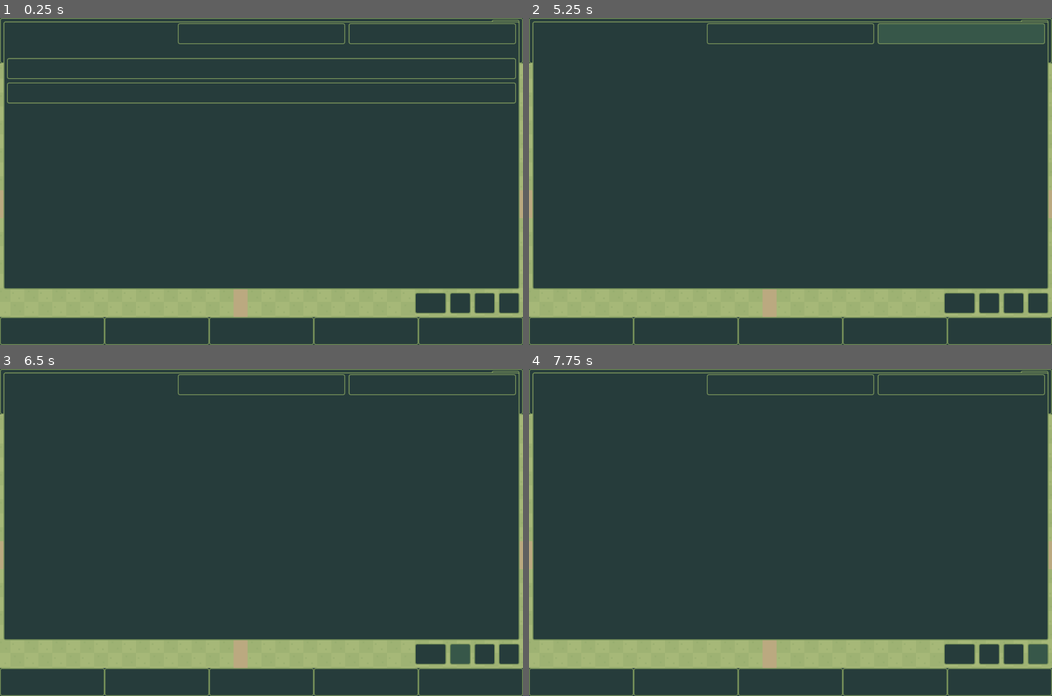
Above: before the commit, frames 1-4 (two rows, left to right).
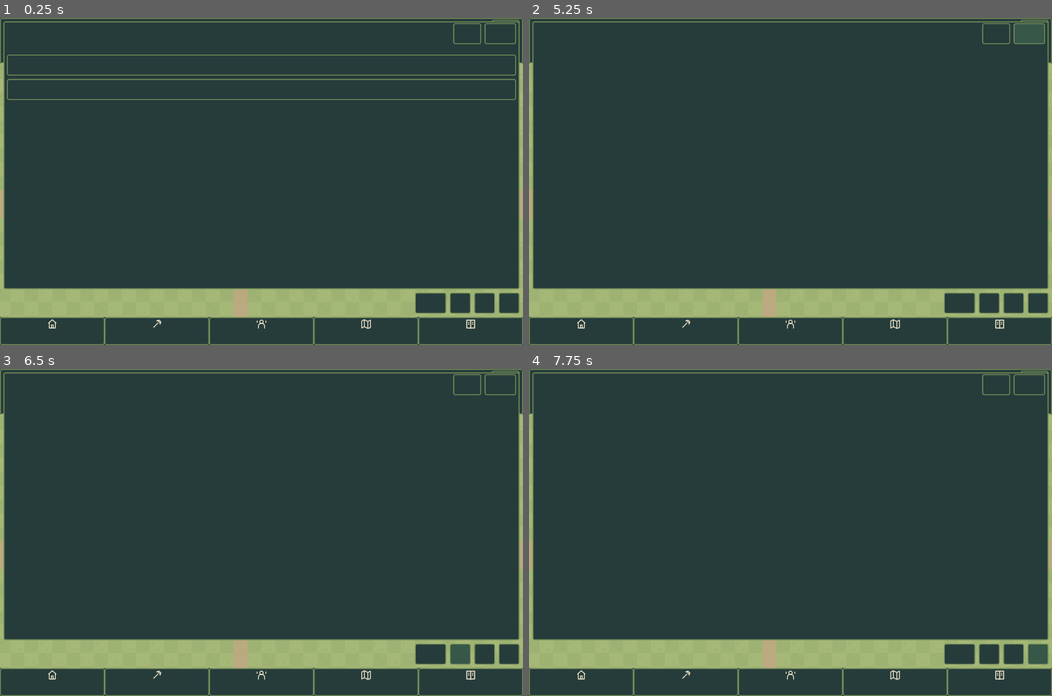
Above: after the commit, the same moments.

Repository: maccam912/brackenward
Game: Godot game, scene res://scenes/game.tscn
Two runs of this game, one before a commit and one after it. Both use one fixed random seed, a clock stepped at 60 frames per second and the inputs below.
Inputs (mouse positions are in pixels of both pictures, inside the frame that each line leads up to):
- Up to frame 1 (0.25 s): no input
- Up to frame 2 (5.25 s): click "Menu" at 0.5 s; click (581, 331) at 1.25 s; click (685, 331) at 2 s; click (790, 331) at 2.75 s; click (895, 331) at 3.5 s; click (999, 331) at 4.25 s; click "Pause" at 5 s
- Up to frame 3 (6.5 s): click "1x" at 5.75 s
- Up to frame 4 (7.75 s): click "2x" at 6.5 s; click "4x" at 7.25 s

The runs differ from the first frame. In frame 1, 2.6% of the frame differs, in the area x 1-99%, y 1-96%; in frame 2, 1.9%; in frame 3, 0.4%; in frame 4, 0.4%.

Commit message:
Validate mobile storage and polish prototype layouts and exports

Diff:
--- /dev/null
+++ b/assets/exported/ui/app_icon.svg
@@ -0,0 +1 @@
+<svg xmlns="http://www.w3.org/2000/svg" width="192" height="192" viewBox="0 0 192 192"><rect width="192" height="192" rx="36" fill="#263C3B"/><path fill="#77915A" d="M22 142 56 48l34 94zm80 0 32-88 36 88z"/><path fill="#F3E8CC" d="M63 96h66v62H63z"/><path fill="#B96C50" d="m52 99 44-47 44 47z"/><path fill="#263C3B" d="M86 125h20v33H86z"/><path fill="#E9BA67" d="M90 91h12v20H90z"/></svg>
--- /dev/null
+++ b/assets/exported/ui/build.svg
@@ -0,0 +1 @@
+<svg xmlns="http://www.w3.org/2000/svg" width="24" height="24" viewBox="0 0 24 24"><g stroke="#F3E8CC" fill="none" stroke-width="2" stroke-linejoin="round"><path d="M3 10 12 2l9 8M5 9v12h14V9M10 21v-7h4v7"/></g></svg>
--- /dev/null
+++ b/assets/exported/ui/journal.svg
@@ -0,0 +1 @@
+<svg xmlns="http://www.w3.org/2000/svg" width="24" height="24" viewBox="0 0 24 24"><g stroke="#F3E8CC" fill="none" stroke-width="2" stroke-linejoin="round"><path d="M3 3h8l1 2 1-2h8v18h-8l-1 1-1-1H3ZM12 5v17M6 8h3m-3 4h3m6-4h3m-3 4h3"/></g></svg>
--- /dev/null
+++ b/assets/exported/ui/people.svg
@@ -0,0 +1 @@
+<svg xmlns="http://www.w3.org/2000/svg" width="24" height="24" viewBox="0 0 24 24"><g stroke="#F3E8CC" fill="none" stroke-width="2" stroke-linejoin="round"><circle cx="12" cy="7" r="4"/><path d="M5 22v-5a7 7 0 0 1 14 0v5M2 4v5m20-5v5"/></g></svg>
--- /dev/null
+++ b/assets/exported/ui/valley.svg
@@ -0,0 +1 @@
+<svg xmlns="http://www.w3.org/2000/svg" width="24" height="24" viewBox="0 0 24 24"><g stroke="#F3E8CC" fill="none" stroke-width="2" stroke-linejoin="round"><path d="m2 5 6-3 8 4 6-3v17l-6 2-8-4-6 3ZM8 2v16m8-12v16"/></g></svg>
--- /dev/null
+++ b/assets/exported/ui/work.svg
@@ -0,0 +1 @@
+<svg xmlns="http://www.w3.org/2000/svg" width="24" height="24" viewBox="0 0 24 24"><g stroke="#F3E8CC" fill="none" stroke-width="2" stroke-linejoin="round"><path d="m4 20 11-11M13 3l7 7M11 5l6-2 4 4-2 6"/></g></svg>
--- a/project.godot
+++ b/project.godot
@@ -3,6 +3,7 @@
 [application]
 config/name="Brackenward"
 config/version="0.0.1-m0"
+config/icon="res://assets/exported/ui/app_icon.svg"
 run/main_scene="res://scenes/game.tscn"
 config/features=PackedStringArray("4.7", "GL Compatibility")
 config/quit_on_go_back=false
--- a/src/game_session.gd
+++ b/src/game_session.gd
@@ -37,6 +37,7 @@
 var document_pending: bool = false
 var test_insets: Vector4 = Vector4.ZERO
 var controls: Array[Button] = []
+var nav_labels: Array[Label] = []
 
 func _ready() -> void:
 	Engine.max_fps = 30
@@ -56,7 +57,7 @@
 	_build_speed_controls()
 	_build_map_tools()
 	_build_placement()
-	resized.connect(_layout)
+	resized.connect(_resize)
 	_layout()
 	show_sheet("Welcome")
 
@@ -130,7 +131,30 @@
 	content.add_child(nav)
 	for title in ["Build", "Work", "People", "Valley", "Journal"]:
 		var entry: Button = button(title, func() -> void: show_sheet(title), nav)
+		entry.text = ""
+		entry.tooltip_text = title
 		entry.custom_minimum_size.y = 64
+		var art: VBoxContainer = VBoxContainer.new()
+		art.mouse_filter = Control.MOUSE_FILTER_IGNORE
+		entry.add_child(art)
+		art.set_anchors_and_offsets_preset(Control.PRESET_FULL_RECT)
+		art.offset_top = 4
+		art.offset_bottom = -4
+		art.add_theme_constant_override("separation", 2)
+		var icon: TextureRect = TextureRect.new()
+		icon.texture = load("res://assets/exported/ui/%s.svg" % title.to_lower())
+		icon.expand_mode = TextureRect.EXPAND_IGNORE_SIZE
+		icon.stretch_mode = TextureRect.STRETCH_KEEP_ASPECT_CENTERED
+		icon.custom_minimum_size = Vector2(24, 24)
+		icon.mouse_filter = Control.MOUSE_FILTER_IGNORE
+		art.add_child(icon)
+		var caption: Label = Label.new()
+		caption.text = title
+		caption.horizontal_alignment = HORIZONTAL_ALIGNMENT_CENTER
+		caption.mouse_filter = Control.MOUSE_FILTER_IGNORE
+		caption.add_theme_font_size_override("font_size", int(16 * text_scale))
+		art.add_child(caption)
+		nav_labels.append(caption)
 		entry.add_theme_font_size_override("font_size", int(16 * text_scale))
 		for state in ["normal", "hover", "pressed", "focus"]:
 			var box: StyleBoxFlat = entry.get_theme_stylebox(state).duplicate()
@@ -315,12 +339,13 @@
 	sheet.add_child(rows)
 	var top: HBoxContainer = HBoxContainer.new()
 	rows.add_child(top)
-	label(title, top)
-	button("Close", close_sheet, top, 64)
-	button("Pause", func() -> void: runner.pause(), top, 72)
-	sheet_feedback = label(notice, rows)
-	sheet_feedback.max_lines_visible = 2
-	sheet_feedback.text_overrun_behavior = TextServer.OVERRUN_TRIM_ELLIPSIS
+	var heading: Label = label(title, top)
+	heading.add_theme_font_override("font", load("res://assets/exported/fonts/kenney_bold.ttf"))
+	heading.add_theme_font_size_override("font_size", int(22 * text_scale))
+	var close_button: Button = button("Close", close_sheet, top, 64)
+	close_button.size_flags_horizontal = Control.SIZE_SHRINK_END
+	var pause_button: Button = button("Pause", func() -> void: runner.pause(), top, 72)
+	pause_button.size_flags_horizontal = Control.SIZE_SHRINK_END
 	var scroll: ScrollContainer = ScrollContainer.new()
 	scroll.size_flags_vertical = Control.SIZE_EXPAND_FILL
 	scroll.horizontal_scroll_mode = ScrollContainer.SCROLL_MODE_DISABLED
@@ -328,6 +353,8 @@
 	sheet_body = VBoxContainer.new()
 	sheet_body.size_flags_horizontal = Control.SIZE_EXPAND_FILL
 	scroll.add_child(sheet_body)
+	sheet_feedback = label(notice, sheet_body)
+	sheet_feedback.visible = title != "Welcome"
 	match title:
 		"Welcome":
 			label("Four travelers. A ruined wayhouse. Make a place to stay.", sheet_body)
@@ -366,6 +393,7 @@
 			button("Introduction", func() -> void: show_sheet("Welcome"), sheet_body)
 	_layout()
 	get_viewport().gui_release_focus()
+	call_deferred("_layout")
 
 func close_sheet() -> void:
 	if sheet != null:
@@ -399,6 +427,8 @@
 	for child: Button in nav.get_children():
 		child.custom_minimum_size.x = width / nav.columns
 		child.add_theme_font_size_override("font_size", int(16 * text_scale))
+	for caption in nav_labels:
+		caption.add_theme_font_size_override("font_size", int(16 * text_scale))
 	nav.reset_size()
 	nav.size = Vector2(width, navigation_height)
 	speeds.position = Vector2(8 if left_handed else maxf(8, width - 248), height - navigation_height - 56)
@@ -412,6 +442,7 @@
 	placement.size = Vector2(width - 16, 160)
 	if sheet != null:
 		sheet.position = Vector2(8, 8)
+		sheet.reset_size()
 		sheet.size = Vector2(width - 16, maxf(120, height - navigation_height - 72))
 		sheet.move_to_front()
 	if inspector != null:
@@ -419,7 +450,15 @@
 		inspector.position = Vector2(width - 328, header_height + 8) if wide else Vector2(8, maxf(header_height, height - navigation_height - 248))
 		inspector.size = Vector2(320 if wide else width - 16, 184)
 		inspector.move_to_front()
+		view.focus_offset = Vector2(-164, 0) if wide else Vector2(0, -120)
+	else:
+		view.focus_offset = Vector2.ZERO
 	speeds.move_to_front()
+
+func _resize() -> void:
+	if view != null:
+		view.cancel_gesture()
+	_layout()
 
 func save_local() -> void:
 	var error: String = store.save(world)
--- a/src/presentation/world_view.gd
+++ b/src/presentation/world_view.gd
@@ -6,6 +6,7 @@
 var gestures: GestureState = GestureState.new()
 var camera_tile: Vector2 = Vector2(68, 63)
 var tile_size: float = 32.0
+var focus_offset: Vector2 = Vector2.ZERO
 var preview_start: Vector2i = Vector2i(74, 54)
 var preview_end: Vector2i = Vector2i(77, 55)
 var preview_visible: bool = false
@@ -125,16 +126,16 @@
 	queue_redraw()
 
 func screen_to_tile(point: Vector2) -> Vector2i:
-	var tile: Vector2 = (point - size * 0.5) / tile_size + camera_tile
+	var tile: Vector2 = (point - size * 0.5 - focus_offset) / tile_size + camera_tile
 	return Vector2i(clampi(int(floor(tile.x)), 0, 127), clampi(int(floor(tile.y)), 0, 127))
 
 func tile_to_screen(tile: Vector2) -> Vector2:
-	return (tile - camera_tile) * tile_size + size * 0.5
+	return (tile - camera_tile) * tile_size + size * 0.5 + focus_offset
 
 func zoom_at(ratio: float, point: Vector2) -> void:
-	var anchor: Vector2 = (point - size * 0.5) / tile_size + camera_tile
+	var anchor: Vector2 = (point - size * 0.5 - focus_offset) / tile_size + camera_tile
 	tile_size = clampf(tile_size * ratio, 16.0, 64.0)
-	camera_tile = anchor - (point - size * 0.5) / tile_size
+	camera_tile = anchor - (point - size * 0.5 - focus_offset) / tile_size
 	_update_transform()
 
 func cancel_gesture() -> void:
@@ -154,7 +155,7 @@
 	camera_tile.x = clampf(camera_tile.x, 0.0, 128.0)
 	camera_tile.y = clampf(camera_tile.y, 0.0, 128.0)
 	ground.scale = Vector2.ONE * tile_size / 16.0
-	ground.position = size * 0.5 - camera_tile * tile_size
+	ground.position = size * 0.5 + focus_offset - camera_tile * tile_size
 
 func _draw() -> void:
 	if world == null:
--- a/tools/run_suite.gd
+++ b/tools/run_suite.gd
@@ -169,7 +169,7 @@
 			game.show_sheet("Menu")
 			await process_frame
 			await process_frame
-			check("UI05/sheet_%dx%d_%d" % [viewport_size.x, viewport_ …(84 unchanged characters)… sheet.size.y <= game.content.size.y - 64)
+			check("UI05/sheet_%dx%d_%d" % [viewport_size.x, viewport_ …(84 unchanged characters)… sheet.size.y <= game.content.size.y - 64, str([game.sheet.size, game.sheet.get_combined_minimum_size(), game.content.size, game.sheet.get_child(0).get_child(0).get_child(0).size]))
 			game.close_sheet()
 	root.size = Vector2i(960, 600)
 	game.size = Vector2(960, 600)
@@ -178,6 +178,18 @@
 	game._build_theme()
 	game._layout()
 	game.begin_placement()
+	var original_start: Vector2i = game.view.preview_start
+	var original_end: Vector2i = game.view.preview_end
+	game.view.gestures.begin(0, Vector2(100, 100))
+	root.size = Vector2i(390, 844)
+	game.size = Vector2(390, 844)
+	await process_frame
+	await process_frame
+	check("UI06/rotation_preserves_preview", game.view.preview_start == original_start and game.view.preview_end == original_end and game.world.pending_commands.is_empty() and game.runner.speed == 0 and game.view.gestures.fingers.is_empty())
+	root.size = Vector2i(960, 600)
+	game.size = Vector2(960, 600)
+	await process_frame
+	await process_frame
 	var touch: InputEventScreenTouch = InputEventScreenTouch.new()
 	touch.index = 0
 	touch.position = Vector2(200, 200)
@@ -207,6 +219,7 @@
 	game.view.follow_id = 1
 	await process_frame
 	await process_frame
+	check("UI05/inspector_inside_viewport", game.inspector.position.y + game.inspector.size.y <= game.content.size.y - game.nav.size.y)
 	if DisplayServer.get_name() != "headless":
 		await RenderingServer.frame_post_draw
 		root.get_texture().get_image().save_png("res://reports/m0-landscape.png")
Not shown, added: assets/exported/ui/app_icon.svg.import
Not shown, added: assets/exported/ui/build.svg.import
Not shown, added: assets/exported/ui/journal.svg.import
Not shown, added: assets/exported/ui/people.svg.import
Not shown, added: assets/exported/ui/valley.svg.import
Not shown, added: assets/exported/ui/work.svg.import
Not shown, changed: assets/licenses/manifest.json
Not shown, added: .github/workflows/checks.yml
Not shown, changed: .gitignore
Not shown, changed: README.md
Not shown, changed: assets/licenses/original_media.md
Not shown, changed: reports/STATUS.md
(and 2 more such lines)
